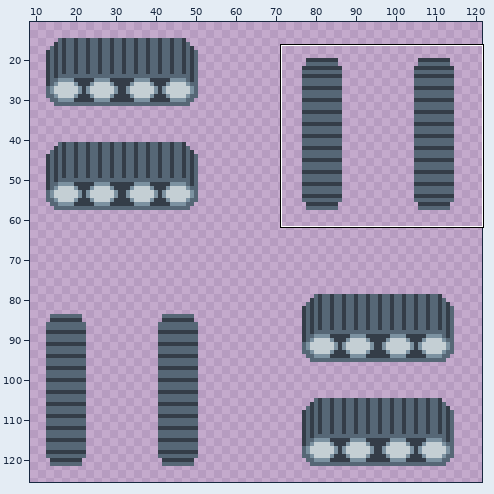
A sprite sheet gets an edit: AstroMiner/Content/img/tracks-1.png. The picture above shows the old version from afar; the outline marks the close-up.
Close-up. The starting point:
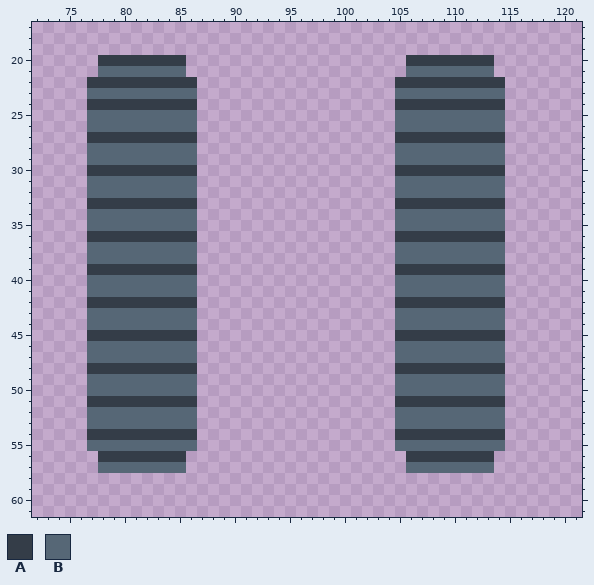
The file is 128x128 pixels. Shown: x 72..121, y 17..61. The wide view leaves out empty margins. The commit also changed other parts of the picture, which this record leaves out.
Palette (. is transparent): A #343d48  B #566776
Pixels before, first column x 77:
20 .AAAAAAAA....................AAAAAAAA.
21 .BBBBBBBB....................BBBBBBBB.
22 AAAAAAAAAA..................AAAAAAAAAA
23 BBBBBBBBBB..................BBBBBBBBBB
24 AAAAAAAAAA..................AAAAAAAAAA
25 BBBBBBBBBB..................BBBBBBBBBB
26 BBBBBBBBBB..................BBBBBBBBBB
27 AAAAAAAAAA..................AAAAAAAAAA
28 BBBBBBBBBB..................BBBBBBBBBB
29 BBBBBBBBBB..................BBBBBBBBBB
30 AAAAAAAAAA..................AAAAAAAAAA
31 BBBBBBBBBB..................BBBBBBBBBB
32 BBBBBBBBBB..................BBBBBBBBBB
33 AAAAAAAAAA..................AAAAAAAAAA
34 BBBBBBBBBB..................BBBBBBBBBB
35 BBBBBBBBBB..................BBBBBBBBBB
36 AAAAAAAAAA..................AAAAAAAAAA
37 BBBBBBBBBB..................BBBBBBBBBB
38 BBBBBBBBBB..................BBBBBBBBBB
39 AAAAAAAAAA..................AAAAAAAAAA
40 BBBBBBBBBB..................BBBBBBBBBB
41 BBBBBBBBBB..................BBBBBBBBBB
42 AAAAAAAAAA..................AAAAAAAAAA
43 BBBBBBBBBB..................BBBBBBBBBB
44 BBBBBBBBBB..................BBBBBBBBBB
45 AAAAAAAAAA..................AAAAAAAAAA
46 BBBBBBBBBB..................BBBBBBBBBB
47 BBBBBBBBBB..................BBBBBBBBBB
48 AAAAAAAAAA..................AAAAAAAAAA
49 BBBBBBBBBB..................BBBBBBBBBB
50 BBBBBBBBBB..................BBBBBBBBBB
51 AAAAAAAAAA..................AAAAAAAAAA
52 BBBBBBBBBB..................BBBBBBBBBB
53 BBBBBBBBBB..................BBBBBBBBBB
54 AAAAAAAAAA..................AAAAAAAAAA
55 BBBBBBBBBB..................BBBBBBBBBB
56 .AAAAAAAA....................AAAAAAAA.
57 .BBBBBBBB....................BBBBBBBB.
And afterwards:
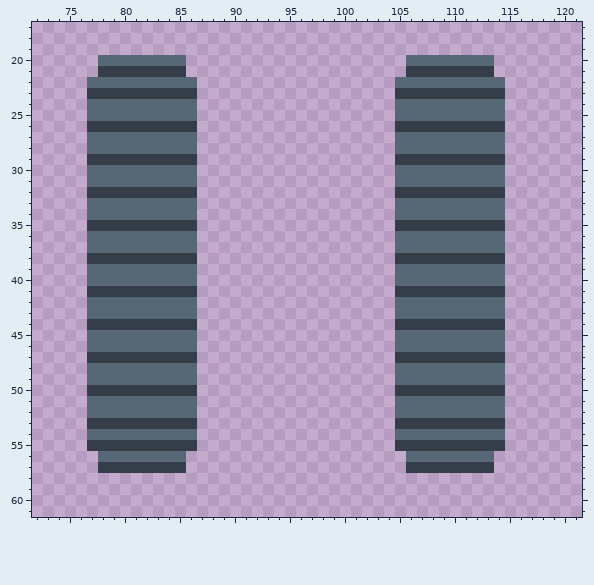
Edits made:
The author changed colour B to colour A in row 21 at x 78 to 85 and 106 to 113; in row 23 at x 77 to 86 and 105 to 114; in row 26 at x 77 to 86 and 105 to 114; in row 29 at x 77 to 86 and 105 to 114; in row 32 at x 77 to 86 and 105 to 114; in row 35 at x 77 to 86 and 105 to 114.
The author changed colour B to colour A in row 38 at x 77 to 86 and 105 to 114; in row 41 at x 77 to 86 and 105 to 114; in row 44 at x 77 to 86 and 105 to 114; in row 47 at x 77 to 86 and 105 to 114; in row 50 at x 77 to 86 and 105 to 114; in row 53 at x 77 to 86 and 105 to 114.
The author changed colour B to colour A in row 55 at x 77 to 86 and 105 to 114; in row 57 at x 78 to 85 and 106 to 113.
The author changed colour A to colour B in row 20 at x 78 to 85 and 106 to 113; in row 22 at x 77 to 86 and 105 to 114; in row 24 at x 77 to 86 and 105 to 114; in row 27 at x 77 to 86 and 105 to 114; in row 30 at x 77 to 86 and 105 to 114; in row 33 at x 77 to 86 and 105 to 114.
The author changed colour A to colour B in row 36 at x 77 to 86 and 105 to 114; in row 39 at x 77 to 86 and 105 to 114; in row 42 at x 77 to 86 and 105 to 114; in row 45 at x 77 to 86 and 105 to 114; in row 48 at x 77 to 86 and 105 to 114; in row 51 at x 77 to 86 and 105 to 114.
The author changed colour A to colour B in row 54 at x 77 to 86 and 105 to 114; in row 56 at x 78 to 85 and 106 to 113.
